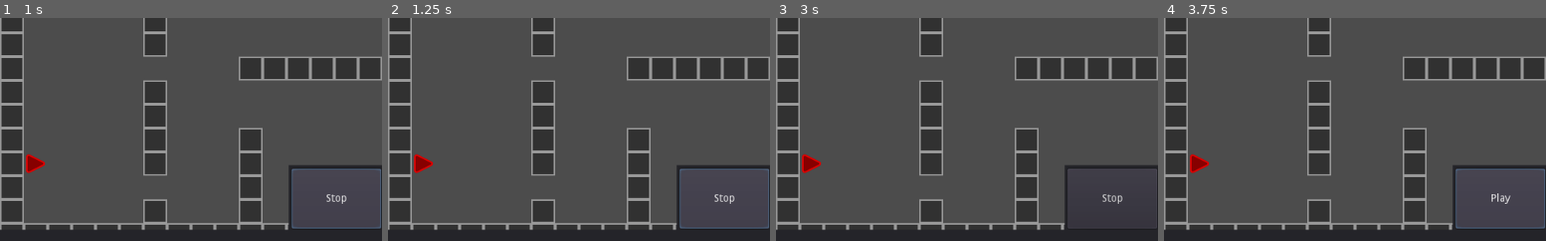
Above: before the commit, frames 1-4 (left to right).
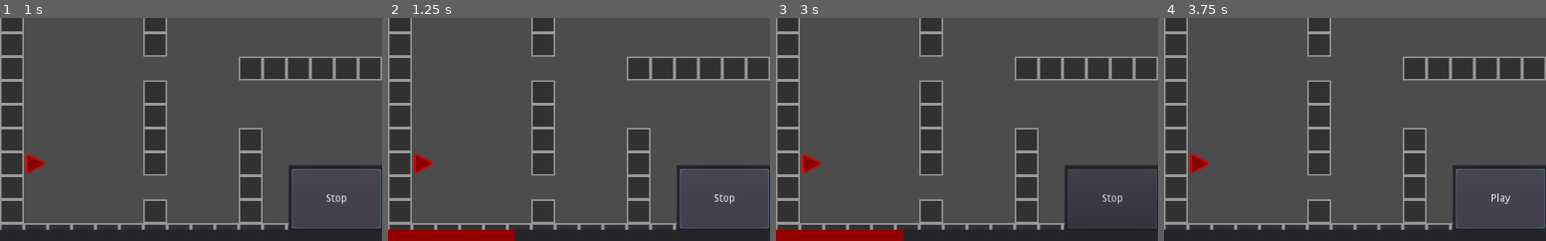
Above: after the commit, the same moments.

Repository: Matthew-Underwood/Jasper
Game: Godot game, scene res://scenes/main.tscn
The game is run twice, just before and just after one commit, with the same random seed, the same clock (stepped at 60 frames per second) and the same inputs.
Inputs:
- Up to frame 1 (1 s): click "Play" at 0.5 s
- Up to frame 2 (1.25 s): no input
- Up to frame 3 (3 s): click "Stop" at 1.25 s; click "Play" at 2 s; click "Execute" at 2.75 s
- Up to frame 4 (3.75 s): click "Stop" at 3.5 s
The pictures show only the part of the screen within x 0-50%, y 50-100%; the shares and areas given below are measured in that part.

Frame 1 is identical in both runs. In frame 2, 1.7% of the frame differs, in the area x 0-34%, y 94-100%; in frame 3, 1.7%; in frame 4, nothing differs.

Commit message:
Timeline progress bar
Progress bar increases when user plays turn. Bar resets when user stops the turn.

Diff:
--- a/node/character.gd
+++ b/node/character.gd
@@ -55,7 +55,6 @@
 
 func pauseState() -> void:
 	setState(States.IDLE)
-	print("Stop the timer")
 
 
 func setTileMap(tileMap : TileMap):
--- a/node/main.gd
+++ b/node/main.gd
@@ -11,12 +11,16 @@
 	var timer = get_node("Timer")
 	var tileMap = get_node("TileMap")
 	var playButton = get_node("Panel/Panel/HSplitContainer/Play")
+	var timelineBar = get_node("Panel/TextureProgress")
 	playButton.setTurnTimer(timer)
+	timelineBar.setTurnTimer(timer)
+	playButton.setProgressBar(timelineBar)
 
 
 	for characterNum in range(characterPositions.size()):
 		var characterNode = characterScene.instance()
 		timer.connect("timeout", characterNode, "pauseState")
+		timer.connect("timeout", timelineBar, "expireTimer")
 		var characterInfoInstance = characterInfo.new(characterNum, characterColours[characterNum], Color.aquamarine)
 		characterNode.setTileMap(tileMap)
 		characterNode.setCharacterInfo(characterInfoInstance)
--- a/node/ui/Play.gd
+++ b/node/ui/Play.gd
@@ -2,9 +2,13 @@
 
 var buttonText : String = "Play"
 var _timer : Timer
+var _progressBar : TextureProgress
 
 func setTurnTimer(timer : Timer):
 	_timer = timer
+
+func setProgressBar(progressBar : TextureProgress):
+	_progressBar = progressBar
 
 func _on_Play_button_up():
 	if buttonText == "Play":
@@ -13,6 +17,7 @@
 		_timer.start()
 	else:
 		buttonText = "Play"
+		_progressBar.resetProgress()
 		get_tree().call_group_flags(2, "characters", "resetState")
 		_timer.stop()
 
--- /dev/null
+++ b/node/ui/TextureProgress.gd
@@ -0,0 +1,27 @@
+extends TextureProgress
+
+var _timer : Timer
+var _completed = false
+
+func _process(delta):
+
+	if _timer.is_stopped() && !_completed:
+		value = 0
+		return
+
+	var timeTaken = _timer.get_wait_time() - _timer.get_time_left()
+	value = timeTaken
+
+
+func setTurnTimer(timer : Timer):
+	_timer = timer
+
+func resetProgress():
+	_completed = false
+
+func _on_TextureProgress_value_changed(value):
+	if _timer.get_wait_time() == value:
+		_completed = true
+
+	if  value == 0:
+		_completed = false
--- a/scenes/main.tscn
+++ b/scenes/main.tscn
@@ -23,5 +23,5 @@
 mouse_filter = 2
 
 [node name="Timer" type="Timer" parent="."]
-wait_time = 3.0
+wait_time = 6.0
 one_shot = true
--- a/scenes/ui/turn_playback.tscn
+++ b/scenes/ui/turn_playback.tscn
@@ -1,7 +1,8 @@
-[gd_scene load_steps=4 format=2]
+[gd_scene load_steps=5 format=2]
 
 [ext_resource path="res://sprites/ui/playback-slider.png" type="Texture" id=1]
 [ext_resource path="res://node/ui/Play.gd" type="Script" id=2]
+[ext_resource path="res://node/ui/TextureProgress.gd" type="Script" id=3]
 [ext_resource path="res://sprites/ui/playback-bg.png" type="Texture" id=4]
 
 [node name="Control" type="Control"]
@@ -63,12 +64,15 @@
 anchor_right = 1.0
 anchor_bottom = 1.0
 margin_top = 585.0
+max_value = 6.0
 texture_under = ExtResource( 4 )
 texture_progress = ExtResource( 1 )
 nine_patch_stretch = true
+script = ExtResource( 3 )
 __meta__ = {
 "_edit_lock_": true,
 "_edit_use_anchors_": false
 }
 
 [connection signal="button_up" from="Panel/HSplitContainer/Play" to="Panel/HSplitContainer/Play" method="_on_Play_button_up"]
+[connection signal="value_changed" from="TextureProgress" to="TextureProgress" method="_on_TextureProgress_value_changed"]
Empty file added: node/timer.gd
